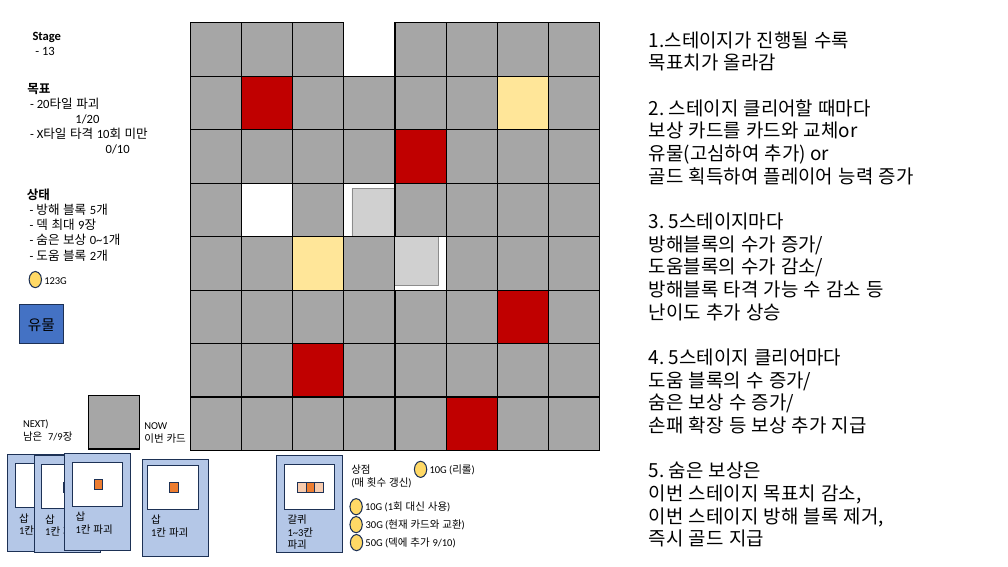
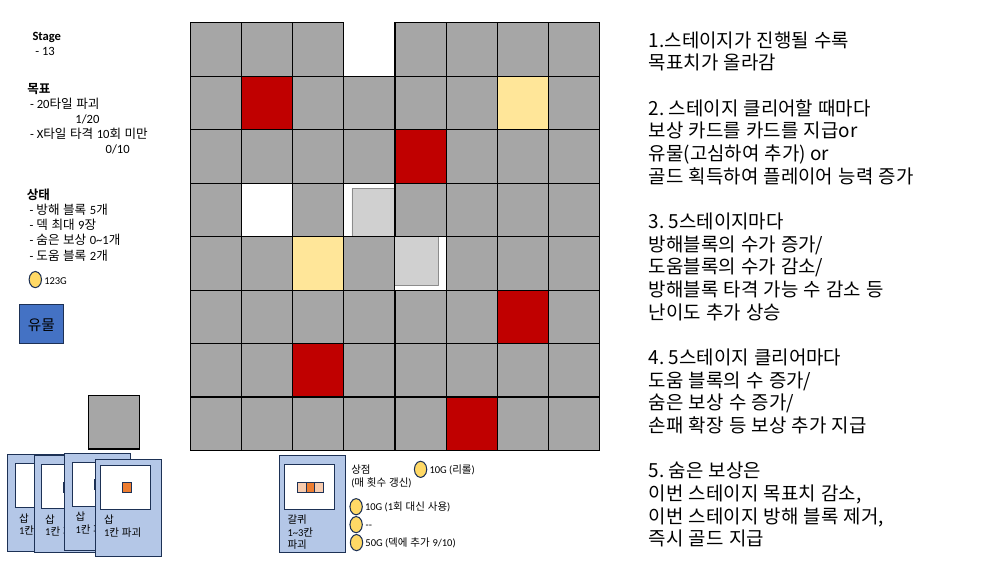
Before and after one commit to kauthor/FluffyDisdog, a slide deck: slide 3 of Plan/기획서/땅부수기.pptx. Drawn at 1008x567 pixels with LibreOffice and Linux fonts; fonts in the diff are those of the drawing; grey boxes stand for pictures. Boxes give left, top, right and bottom in pixels: in the first picture for what was removed or moved away, otherwise in the second. Text is boxed around its words. In the diff, an @@ line names an element or a change of style, - is before the commit and + after.

```diff
--- a/Plan/기획서/땅부수기.pptx
+++ b/Plan/기획서/땅부수기.pptx
@@ text at [649,121,858,139]: text changed @@
-보상 카드를 카드와 교체or
+보상 카드를 카드를 지급or
@@ text removed at [23,419,72,441] @@
-NEXT)
-남은 7/9장
@@ text removed at [144,422,186,443] @@
-NOW
-이번 카드
@@ rectangle: place and size @@
-rectangle at [143,460,209,557]
+rectangle at [95,460,162,557]
@@ 2 rectangles, 1 text: place and size @@
-2 rectangles, 1 text at [147,466,198,537]
+2 rectangles, 1 text at [101,466,151,537]
@@ text at [366,519,464,530]: text changed @@
-30G (현재 카드와 교환)
+--
```
Also in this commit, not shown: 3 other slides changed, 5 slides added, 1 slide removed.
